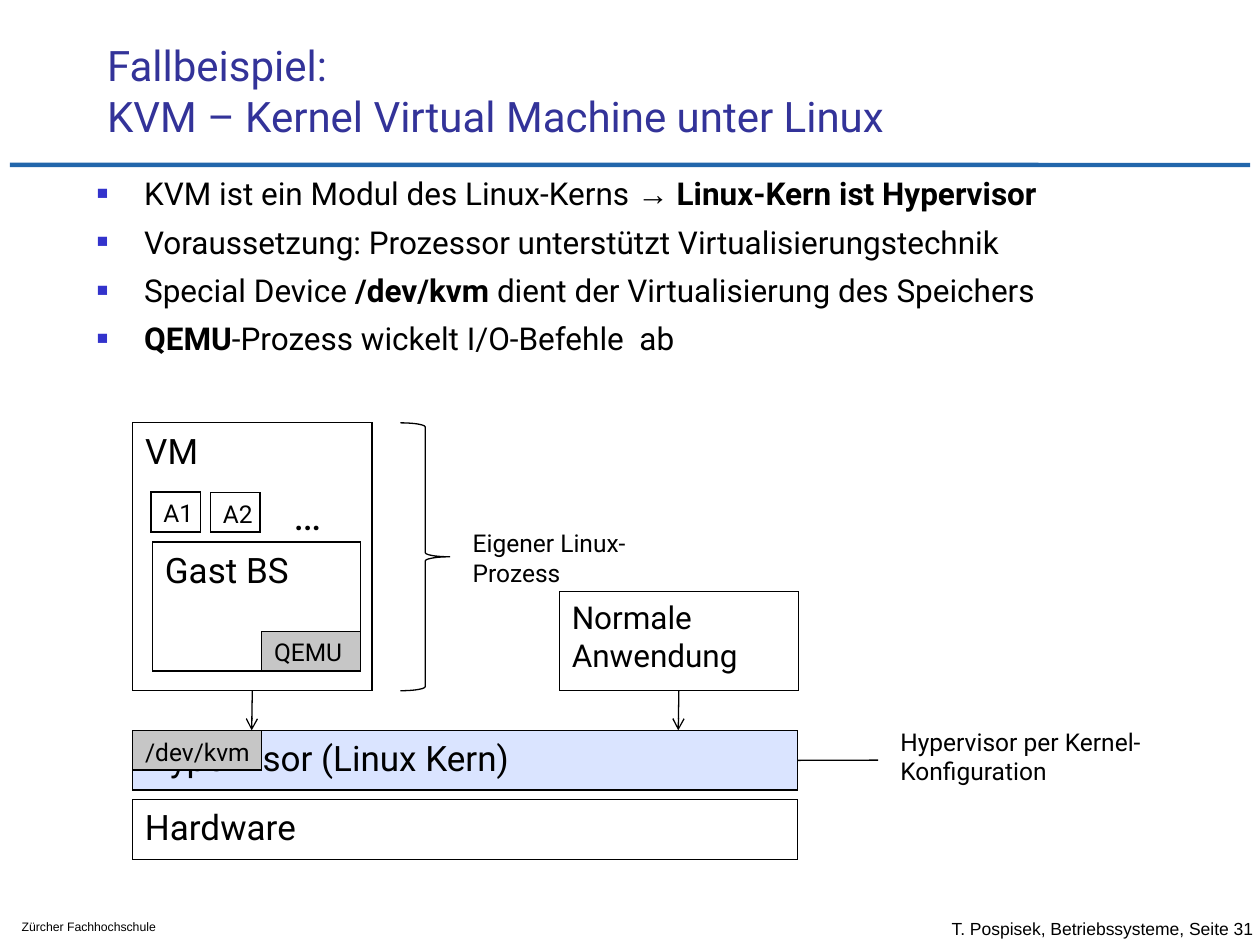
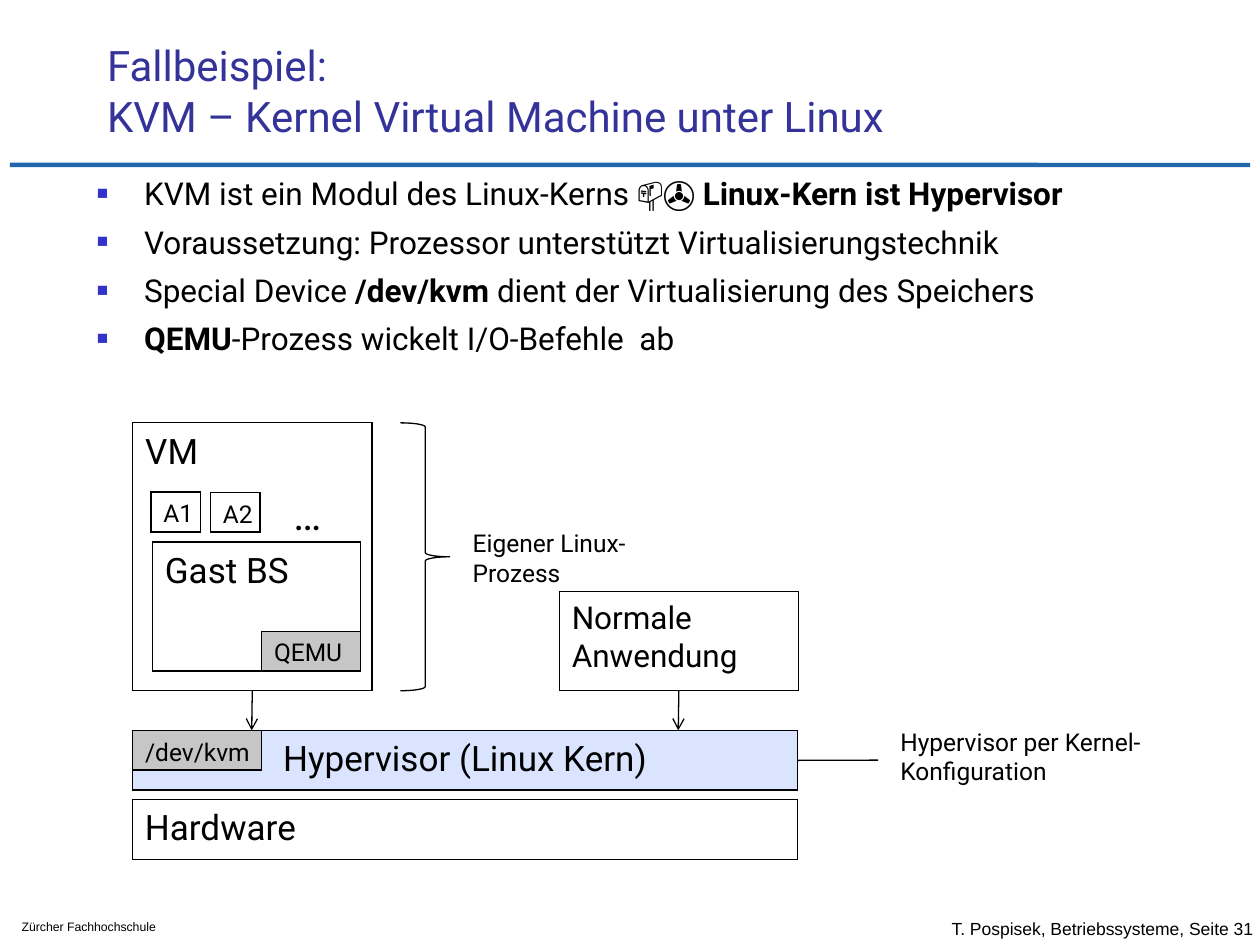
Before and after one commit to tpo/betriebssysteme, a slide deck: slide 31 of 13_Betriebssystemvirtualisierung.odp. Drawn at 1260x945 pixels with LibreOffice and Linux fonts; fonts in the diff are those of the drawing; background and template pictures are left out. Boxes give left, top, right and bottom in pixels: in the first picture for what was removed or moved away, otherwise in the second. Text is boxed around its words. In the diff, an @@ line names an element or a change of style, - is before the commit and + after.

```diff
--- a/13_Betriebssystemvirtualisierung.odp
+++ b/13_Betriebssystemvirtualisierung.odp
@@ text at [144, 181, 1062, 212]: text changed @@
-■ KVM ist ein Modul des Linux-Kerns → Linux-Kern ist Hypervisor
+■ KVM ist ein Modul des Linux-Kerns 📫✇ Linux-Kern ist Hypervisor
@@ rectangle "Hypervisor (Linux Kern)" at [132, 731, 798, 790]: alignment left to centre @@
```
Also in this commit, not shown: 9 other slides changed, 3 other files.
